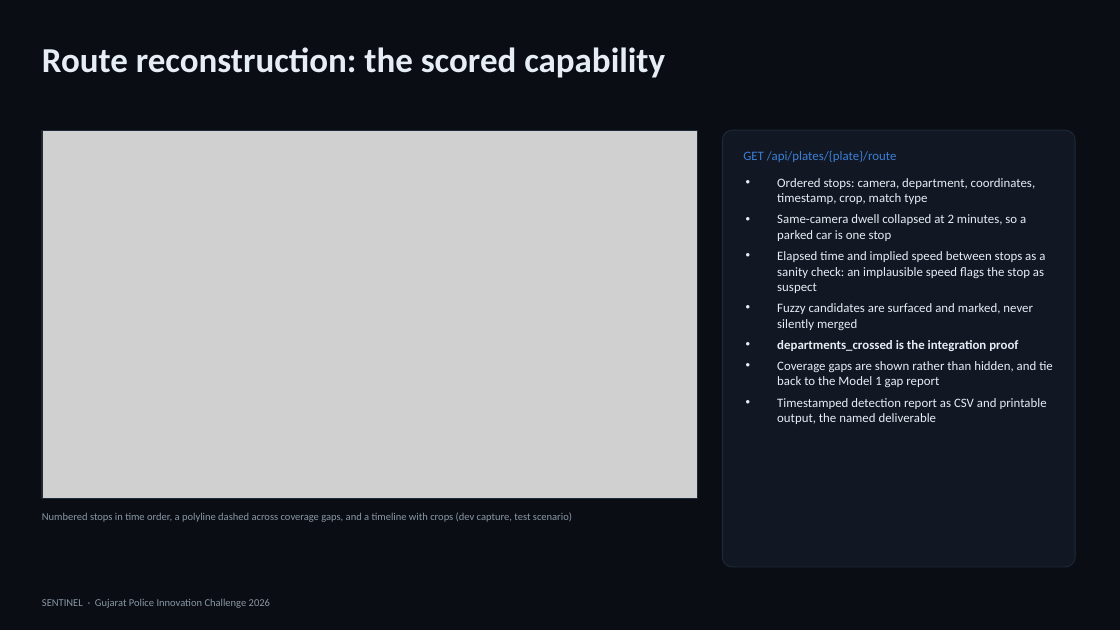
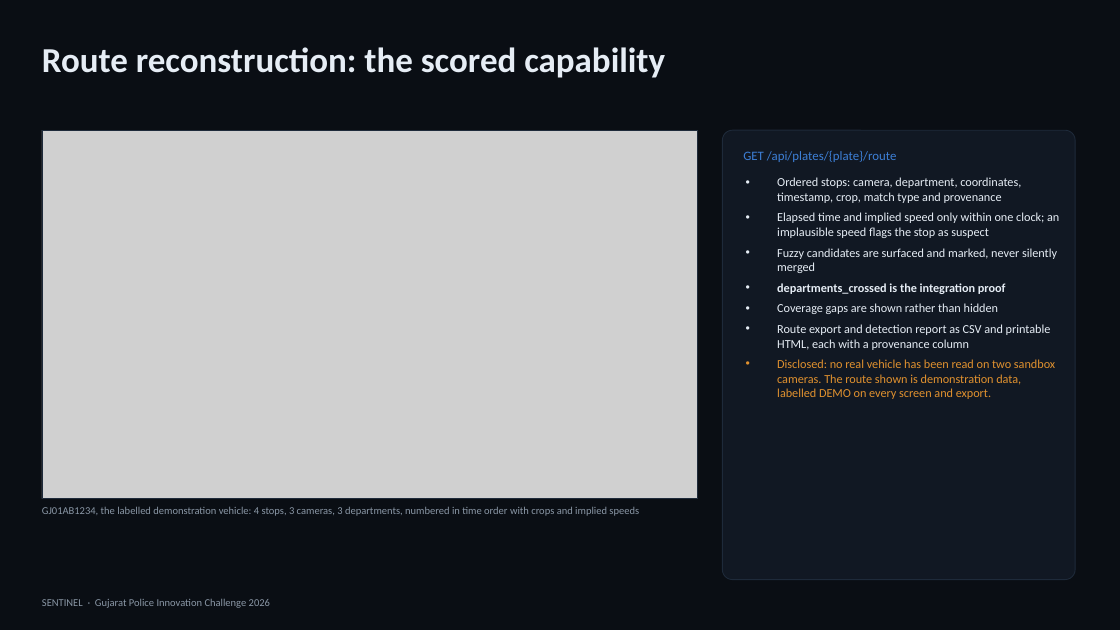
Before and after one commit to adityashroff06-code/sentinel-gujarat, a slide deck: slide 10 of deliverables/Sentinel-Solution-Presentation.pptx. Drawn at 1120x630 pixels with LibreOffice and Linux fonts; fonts in the diff are those of the drawing; grey boxes stand for pictures. Boxes give left, top, right and bottom in pixels: in the first picture for what was removed or moved away, otherwise in the second. Text is boxed around its words. In the diff, an @@ line names an element or a change of style, - is before the commit and + after.

```diff
--- a/deliverables/Sentinel-Solution-Presentation.pptx
+++ b/deliverables/Sentinel-Solution-Presentation.pptx
@@ rounded rectangle: place and size @@
-rounded rectangle at [723,130,1075,567]
+rounded rectangle at [723,130,1075,580]
@@ text at [777,177,1059,238]: text changed; size 11 to 10.5 pt @@
-• Ordered stops: camera, department, coordinates, timestamp, crop, match type
-• Same-camera dwell collapsed at 2 minutes, so a parked car is one stop
-• Elapsed time and implied speed between stops as a sanity check: an implausible speed flags the stop as suspect
+• Ordered stops: camera, department, coordinates, timestamp, crop, match type and provenance
+• Elapsed time and implied speed only within one clock; an implausible speed flags the stop as suspect
@@ text at [777,248,1057,294]: size 11 to 10.5 pt in "Fuzzy candidates are surfaced and marked, never ...", "departments_crossed is the integration proof" @@
@@ text at [777,303,1055,399]: text changed; size 11 to 10.5 pt; text colour #E6EDF5 to #E0912F @@
-• Coverage gaps are shown rather than hidden, and tie back to the Model 1 gap report
-• Timestamped detection report as CSV and printable output, the named deliverable
+• Coverage gaps are shown rather than hidden
+• Route export and detection report as CSV and printable HTML, each with a provenance column
+• Disclosed: no real vehicle has been read on two sandbox cameras. The route shown is demonstration data, labelled DEMO on every screen and export.
@@ text at [42,507,639,516]: text changed @@
-Numbered stops in time order, a polyline dashed across coverage gaps, and a timeline with crops (dev capture, test scenario)
+GJ01AB1234, the labelled demonstration vehicle: 4 stops, 3 cameras, 3 departments, numbered in time order with crops and implied speeds
@@ text "GJ01AB1234, the labelled demonstration vehicle: ..." at [42,507,639,516]: vertical alignment middle to top @@
```
Also in this commit, not shown: 15 other slides changed, 1 slide added, 1 slide removed, 19 other files.
